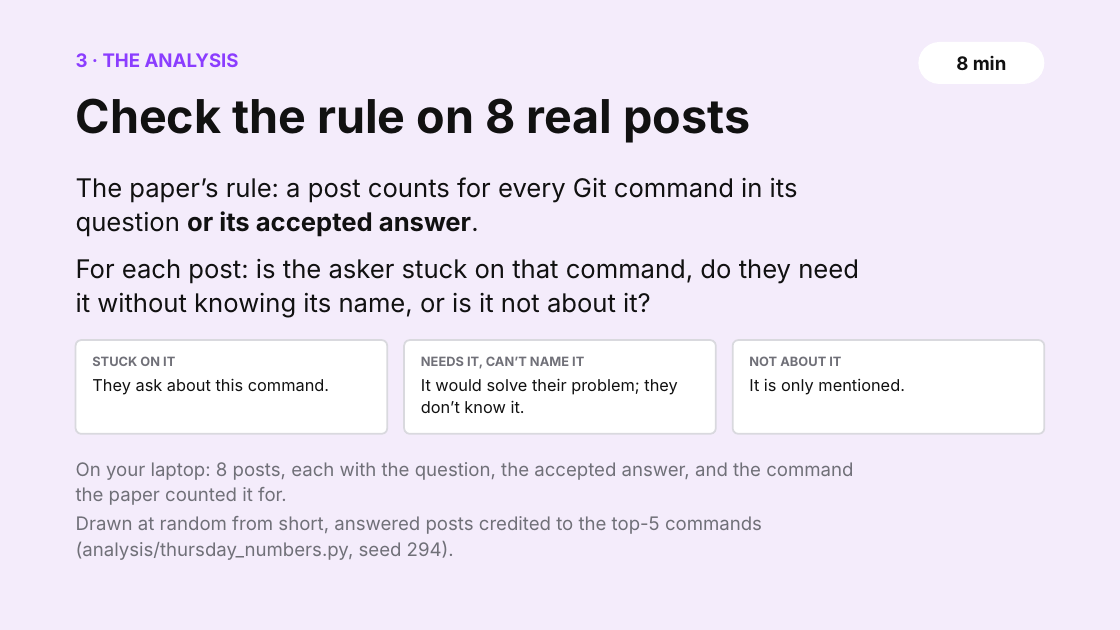
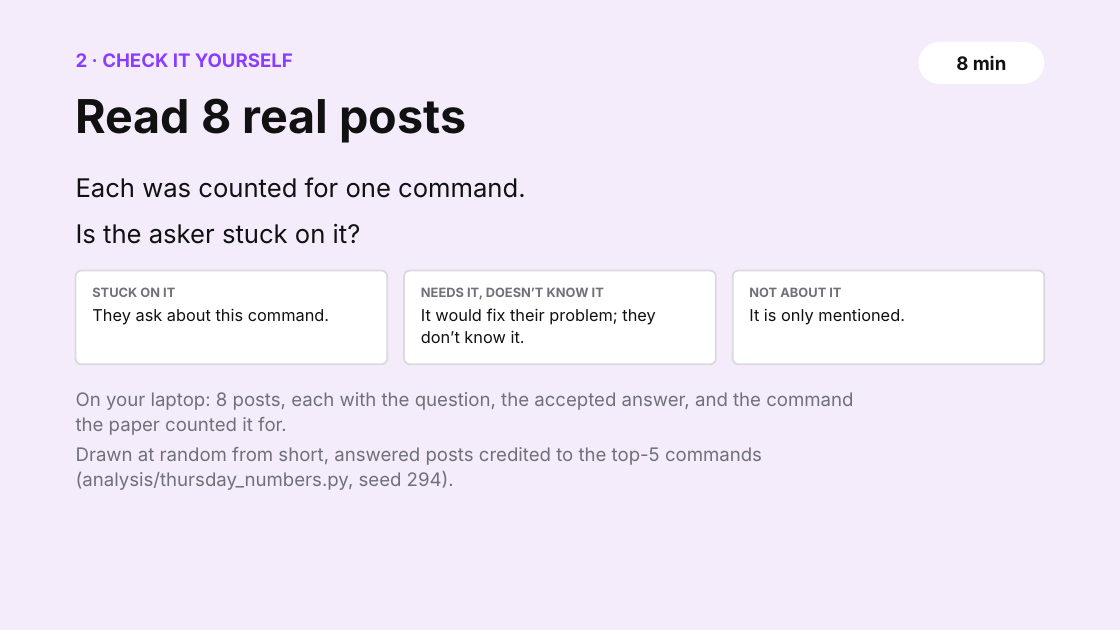
Before and after one commit to shubham3-ucb/cs294-pl, a slide deck: slide 11 of slides/thursday_app.pptx (slide 10 before the commit). Drawn at 1120x630 pixels with LibreOffice and Linux fonts; fonts in the diff are those of the drawing. Boxes give left, top, right and bottom in pixels: in the first picture for what was removed or moved away, otherwise in the second. Text is boxed around its words. In the diff, an @@ line names an element or a change of style, - is before the commit and + after.

```diff
--- a/slides/thursday_app.pptx
+++ b/slides/thursday_app.pptx
@@ text at [76, 53, 293, 67]: text changed @@
-3 · THE ANALYSIS
+2 · CHECK IT YOURSELF
@@ text at [76, 98, 466, 143]: text changed @@
-Check the rule on 8 real posts
+Read 8 real posts
@@ text at [76, 177, 525, 244]: text changed @@
-The paper’s rule: a post counts for every Git command in its question or its accepted answer.
-For each post: is the asker stuck on that command, do they need it without knowing its name, or is it not about it?
+Each was counted for one command.
+Is the asker stuck on it?
@@ text at [421, 287, 604, 300]: text changed @@
-NEEDS IT, CAN’T NAME IT
+NEEDS IT, DOESN’T KNOW IT
@@ 5 texts, 3 rounded rectangles: place and size @@
-5 texts, 3 rounded rectangles at [76, 340, 1044, 560]
+5 texts, 3 rounded rectangles at [76, 271, 1044, 490]
@@ text at [421, 308, 655, 343]: text changed @@
-It would solve their problem; they don’t know it.
+It would fix their problem; they don’t know it.
```
Also in this commit, not shown: 15 other slides changed, 5 slides added, 5 slides removed, 15 other files.
